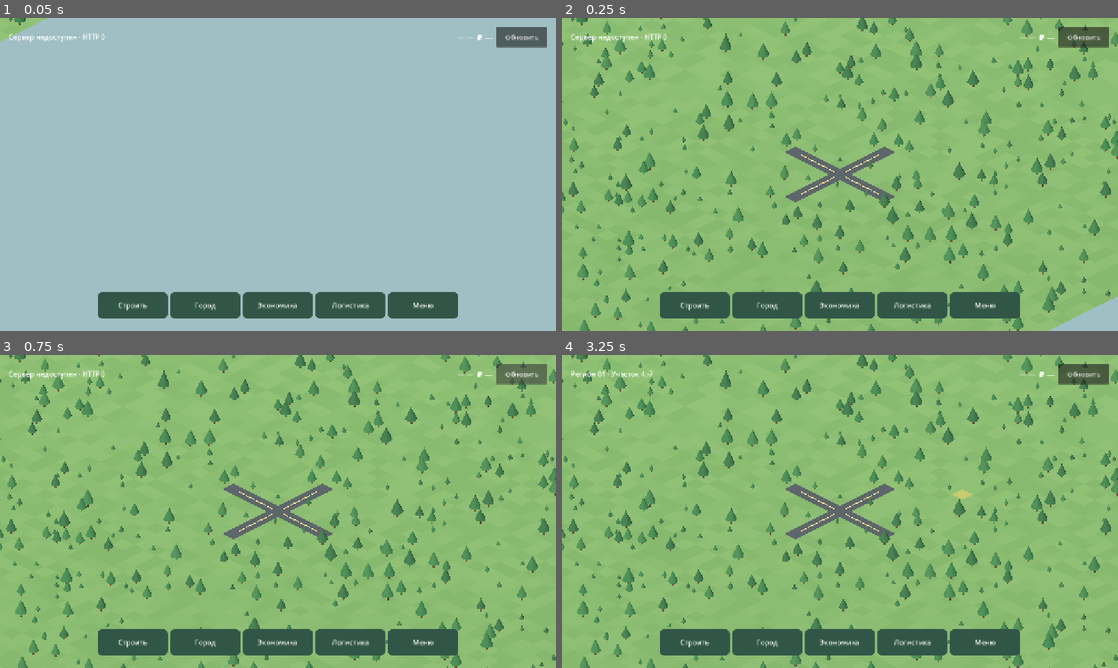
Above: before the commit, frames 1-4 (two rows, left to right).
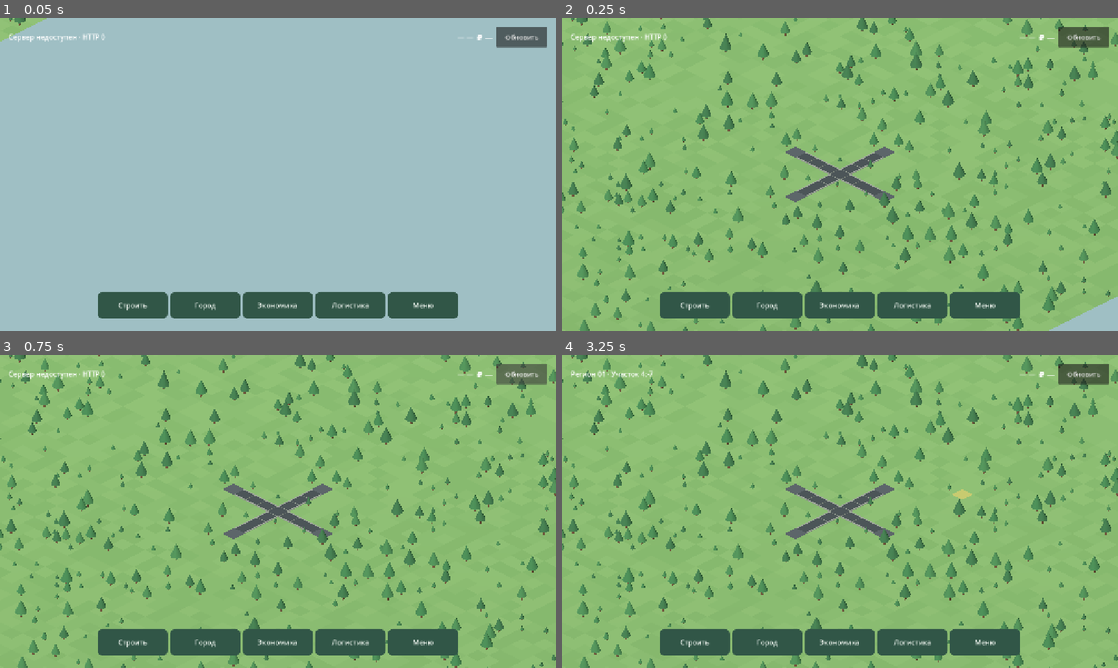
Above: after the commit, the same moments.

Repository: maillunex-lang/LunexEconom
Game: Godot game, scene res://world.tscn
Two runs of this game, one before a commit and one after it. Both use one fixed random seed, a clock stepped at 60 frames per second and the inputs below. This scene is started directly instead of the project's main scene.
Inputs (mouse positions are in pixels of both pictures, inside the frame that each line leads up to):
- Up to frame 1 (0.05 s): no input
- Up to frame 2 (0.25 s): no input
- Up to frame 3 (0.75 s): click "Обновить" at 0.5 s
- Up to frame 4 (3.25 s): click "Обновить" at 1.25 s; click "Обновить" at 2 s; tap Enter at 2.75 s; move the mouse to (962, 495) at 2.77 s; click (962, 495) at 2.92 s

Frame 1 is identical in both runs. In frame 2, 0.3% of the frame differs, in the area x 42-58%, y 42-58%; in frame 3, 0.3%; in frame 4, 0.3%.

Commit message:
Client: house variants, GLB shops/school/hospital/park and road pieces; merge of gpt5
Three 1x1 house looks chosen per object id, 1x2/1x3 houses, road_straight/road_cross instanced per chunk. GLB vertex colours are switched on
by a material (Godot does not do it, models were white). world3d_smoke checks variants and road pieces.

Co-Authored-By: Claude Sonnet 5.5 <noreply@anthropic.com>
Claude-Session: https://claude.ai/code/session_01Mco3UPKm2ziT5TRCvdJHot

Diff:
--- a/client/tests/world3d_smoke.gd
+++ b/client/tests/world3d_smoke.gd
@@ -63,6 +63,23 @@
 	world.apply_chunk_snapshot(Vector2i(0, 0), [{"x": 6, "y": 6, "kind": "building_created", "building_kind": "house", "object_id": "h13", "owner": "town:ufa"}])
 	world.flush_all()
 	_check(world.building_nodes.has("h13") and world.building_nodes.has("fa1"), "a snapshot replaces only its own chunk")
+
+	# house variants: three looks for a 1x1 house, stable per object id, mixed across a street; single files for 1x2 and 1x3
+	var models = load("res://world3d/building_models.gd")
+	var looks: Dictionary = {}
+	for i in range(60):
+		looks[str(models.model_path("house", 1, 1, "house-%d" % i).get("path", ""))] = true
+	_check(looks.size() == 3, "three house variants are used: " + str(looks.keys()))
+	_check(models.model_path("house", 1, 1, "same").get("path") == models.model_path("house", 1, 1, "same").get("path"), "a house keeps its look")
+	_check(str(models.model_path("house", 1, 3, "x").get("path", "")).ends_with("house_1x3.glb"), "house 1x3 model")
+	_check(models.model_path("house", 3, 1, "x").get("rotate", false) == true, "a 3x1 plot uses the 1x3 model turned")
+	_check(not models.piece("road_straight_1x1").is_empty() and not models.piece("road_cross_1x1").is_empty(), "road pieces are available")
+	# road models: straight stretches and junctions are instanced by the chunk, ground asphalt stays under them
+	var ufa_chunk: Node3D = world.active_chunks[Vector2i(0, 0)]
+	_check(ufa_chunk.get_node_or_null("Roads_road_straight_1x1") != null, "straight road model instanced")
+	_check(ufa_chunk.get_node_or_null("Roads_road_cross_1x1") != null, "junction model instanced")
+	var straight: MultiMeshInstance3D = ufa_chunk.get_node("Roads_road_straight_1x1")
+	_check(straight.multimesh.instance_count >= 4, "the crossroads arms are straight pieces: %d" % straight.multimesh.instance_count)
 
 	# every kind gets a visual of the right footprint
 	for kind in ["farm", "mine", "factory", "warehouse", "shop", "school", "hospital", "park", "house"]:
--- a/client/world.gd
+++ b/client/world.gd
@@ -356,6 +356,7 @@
 	var st := SurfaceTool.new()
 	st.begin(Mesh.PRIMITIVE_TRIANGLES)
 	var trees: Array = []
+	var road_pieces := {"road_straight_1x1": [], "road_cross_1x1": []}
 	var half := CELL * 0.5
 	for x in range(coord.x * CHUNK, (coord.x + 1) * CHUNK):
 		for y in range(coord.y * CHUNK, (coord.y + 1) * CHUNK):
@@ -385,7 +386,7 @@
 				color = color.darkened(1.0 - OUTSIDE_DIM)
 			_quad(st, cx - half, cz - half, cx + half, cz + half, -0.02 if kind == 4 else 0.0, color)
 			if kind == 3:
-				_road_marks(st, cell, cx, cz)
+				_road_piece(cell, cx, cz, road_pieces, st)
 			elif kind == 5:
 				trees.append(cell)
 	var ground := MeshInstance3D.new()
@@ -395,7 +396,44 @@
 	node.add_child(ground)
 	if not trees.is_empty():
 		_plant_trees(node, trees)
+	_place_road_pieces(node, road_pieces)
 	last_build_usec = Time.get_ticks_usec() - start
+
+## Road models (GLB road_straight_1x1 / road_cross_1x1) go on straight stretches and junctions; bends and dead ends stay plain asphalt. Without the
+## GLB files the centre-line marks of the ground mesh are used.
+func _road_piece(cell: Vector2i, cx: float, cz: float, pieces: Dictionary, st: SurfaceTool) -> void:
+	var mask: int = TOPOLOGY.mask_at(roads, cell)
+	var shape: String = TOPOLOGY.shape(mask)
+	var name := ""
+	var turn := 0.0
+	if shape == "straight":
+		name = "road_straight_1x1"
+		turn = 0.0 if (mask == TOPOLOGY.NORTH | TOPOLOGY.SOUTH) else PI * 0.5
+	elif shape == "t_junction" or shape == "cross":
+		name = "road_cross_1x1"
+	if name != "" and not MODELS.piece(name).is_empty():
+		pieces[name].append(Transform3D(Basis(Vector3.UP, turn), Vector3(cx, 0.0, cz)))
+	else:
+		_road_marks(st, cell, cx, cz)
+
+func _place_road_pieces(node: Node3D, pieces: Dictionary) -> void:
+	for name in pieces:
+		var list: Array = pieces[name]
+		if list.is_empty():
+			continue
+		var piece: Dictionary = MODELS.piece(name)
+		var local: Transform3D = piece["transform"]
+		var multi := MultiMesh.new()
+		multi.transform_format = MultiMesh.TRANSFORM_3D
+		multi.mesh = piece["mesh"]
+		multi.instance_count = list.size()
+		for i in list.size():
+			multi.set_instance_transform(i, (list[i] as Transform3D) * local)
+		var holder := MultiMeshInstance3D.new()
+		holder.name = "Roads_" + name
+		holder.multimesh = multi
+		holder.material_override = MODELS.vertex_color_material()
+		node.add_child(holder)
 
 func _road_marks(st: SurfaceTool, cell: Vector2i, cx: float, cz: float) -> void:
 	var mask: int = TOPOLOGY.mask_at(roads, cell)
--- a/client/world3d/building_models.gd
+++ b/client/world3d/building_models.gd
@@ -19,6 +19,22 @@
 	_materials[key] = m
 	return m
 
+## GLB files carry their colours as vertex colours (COLOR_0) on one material; Godot does not switch those on by itself.
+static var _vertex_material: StandardMaterial3D
+static func vertex_color_material() -> StandardMaterial3D:
+	if _vertex_material == null:
+		_vertex_material = StandardMaterial3D.new()
+		_vertex_material.vertex_color_use_as_albedo = true
+		_vertex_material.roughness = 0.92
+		_vertex_material.cull_mode = BaseMaterial3D.CULL_DISABLED
+	return _vertex_material
+
+static func _paint(node: Node) -> void:
+	if node is MeshInstance3D:
+		(node as MeshInstance3D).material_override = vertex_color_material()
+	for child in node.get_children():
+		_paint(child)
+
 static func _hash(text: String) -> int:
 	var value: int = 2166136261
 	for byte in text.to_utf8_buffer():
@@ -77,7 +93,7 @@
 	var root := Node3D.new()
 	root.name = "Building"
 	var top := 0.0
-	var model := _model_for(kind, w, h)
+	var model := _model_for(kind, w, h, object_id)
 	if model != null:
 		root.add_child(model)
 		top = float(model.get_meta("top", 2.0))
@@ -96,15 +112,61 @@
 	return root
 
 # ---------- GLB models ----------
-static func model_path(kind: String, w: int, h: int) -> Dictionary:
-	for item in [["%s_%dx%d.glb" % [kind, w, h], false], ["%s_%dx%d.glb" % [kind, h, w], true]]:
+## Visual variants of one kind and size: files "<kind>_<variant>_<w>x<h>.glb". One is chosen per building from its object id, so a street
+## of identical 1x1 houses looks mixed, and a given house always keeps its look.
+const VARIANTS := {"house": ["panel", "brick", "modern"]}
+
+static func model_path(kind: String, w: int, h: int, object_id: String = "") -> Dictionary:
+	var names: Array = []
+	if VARIANTS.has(kind):
+		var found_variants: Array = []
+		for variant in VARIANTS[kind]:
+			if ResourceLoader.exists(MODEL_DIR + "%s_%s_%dx%d.glb" % [kind, variant, w, h]) or ResourceLoader.exists(MODEL_DIR + "%s_%s_%dx%d.glb" % [kind, variant, h, w]):
+				found_variants.append(variant)
+		if not found_variants.is_empty():
+			var chosen: String = found_variants[_hash(object_id + kind) % found_variants.size()]
+			names.append(["%s_%s_%dx%d.glb" % [kind, chosen, w, h], false])
+			names.append(["%s_%s_%dx%d.glb" % [kind, chosen, h, w], true])
+	names.append(["%s_%dx%d.glb" % [kind, w, h], false])
+	names.append(["%s_%dx%d.glb" % [kind, h, w], true])
+	for item in names:
 		var path: String = MODEL_DIR + str(item[0])
 		if ResourceLoader.exists(path):
 			return {"path": path, "rotate": bool(item[1]) and w != h}
 	return {}
 
-static func _model_for(kind: String, w: int, h: int) -> Node3D:
-	var found := model_path(kind, w, h)
+## The mesh (with its material) of the first mesh in a GLB, for MultiMesh instancing of small repeated pieces such as road tiles. {} if absent.
+static var _piece_cache: Dictionary = {}
+static func piece(name: String) -> Dictionary:
+	if _piece_cache.has(name):
+		return _piece_cache[name]
+	var out: Dictionary = {}
+	var path := MODEL_DIR + name + ".glb"
+	if ResourceLoader.exists(path):
+		var scene = load(path)
+		if scene is PackedScene:
+			var instance: Node = (scene as PackedScene).instantiate()
+			var found := _first_mesh(instance, Transform3D.IDENTITY)
+			if not found.is_empty():
+				out = found
+			instance.free()
+	_piece_cache[name] = out
+	return out
+
+static func _first_mesh(node: Node, xform: Transform3D) -> Dictionary:
+	var here := xform
+	if node is Node3D:
+		here = xform * (node as Node3D).transform
+	if node is MeshInstance3D and (node as MeshInstance3D).mesh != null:
+		return {"mesh": (node as MeshInstance3D).mesh, "transform": here}
+	for child in node.get_children():
+		var found := _first_mesh(child, here)
+		if not found.is_empty():
+			return found
+	return {}
+
+static func _model_for(kind: String, w: int, h: int, object_id: String = "") -> Node3D:
+	var found := model_path(kind, w, h, object_id)
 	if found.is_empty():
 		return null
 	var path: String = found["path"]
@@ -116,6 +178,7 @@
 	var instance: Node3D = (scene as PackedScene).instantiate() as Node3D
 	if instance == null:
 		return null
+	_paint(instance)
 	var box := _aabb(instance, Transform3D.IDENTITY)
 	if box.size.x <= 0.001 or box.size.z <= 0.001:
 		instance.free()
Not shown, added: client/tests/world3d_screenshot.gd.uid
Not shown, added: client/tests/world3d_smoke.gd.uid
Not shown, added: client/tests/zones_smoke.gd.uid
Not shown, added: client/zones.gd.uid
Not shown, changed: docs/PROGRESS.md
Not shown, changed: docs/WORLD3D.md
